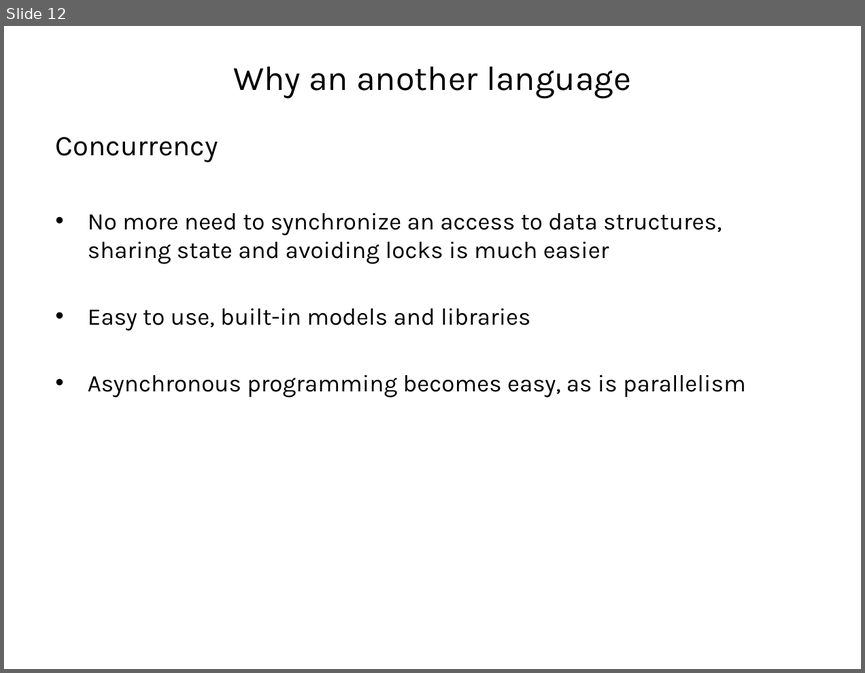
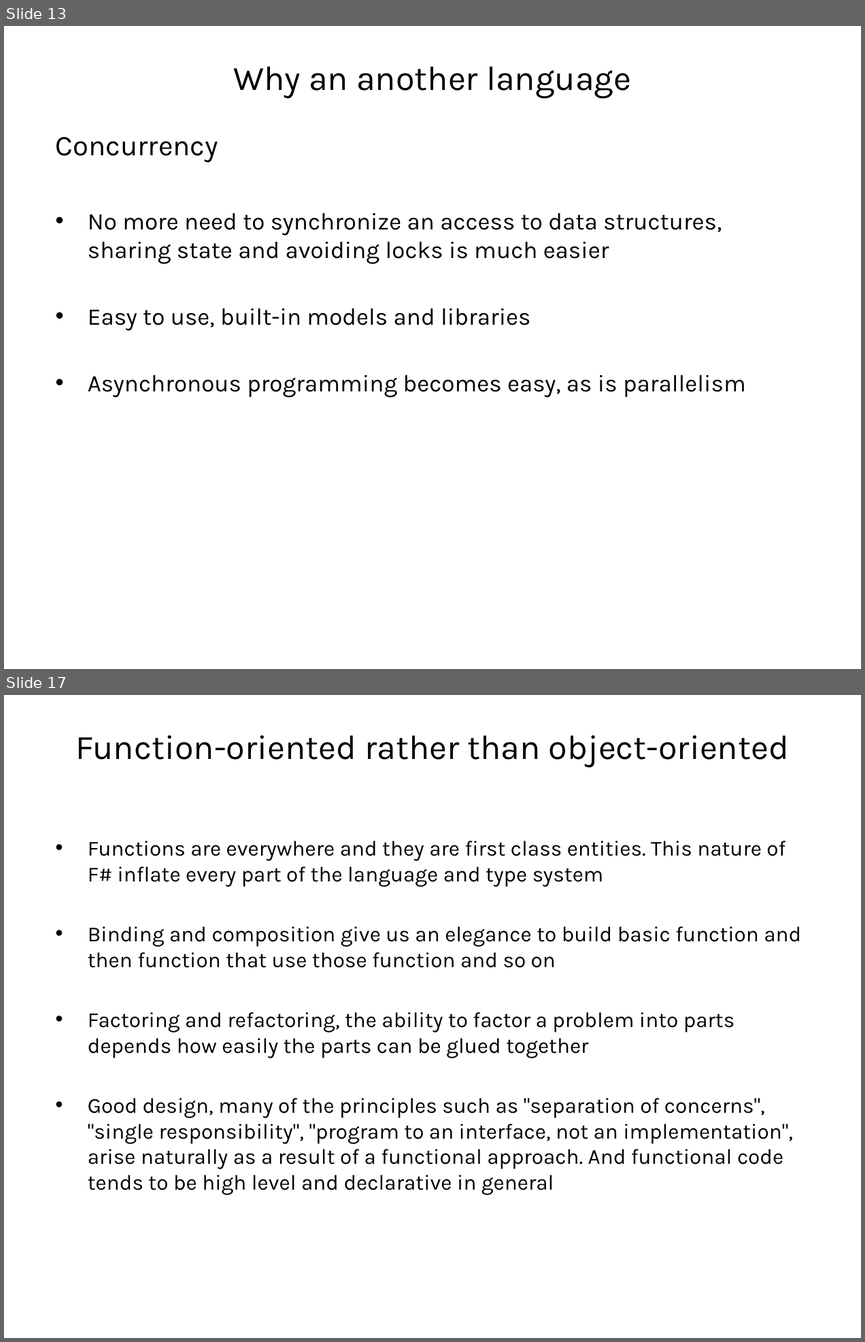
Before and after one commit to vba/presentations, a slide deck: fsharp/part1/presentation.pptx. Shown one above the other, each under a label of ours: slide 12 before the commit, slides 13 and 17 after it; the slides between them are not shown. The pictures are 865x673 and 865x1342 pixels, drawn with LibreOffice and Linux fonts; fonts in the diff are those of the drawing. Boxes give left, top, right and bottom in pixels: in the first picture for what was removed or moved away, otherwise in the second. Text is boxed around its words. In the diff, an @@ line names an element or a change of style, - is before the commit and + after.

```diff
--- a/fsharp/part1/presentation.pptx
+++ b/fsharp/part1/presentation.pptx
@@ slide 17 added at <box>4,695,861,1338</box>, background #FFFFFF @@
@@ title added at <box>75,735,789,768</box>, 28.8 pt, text #000000 @@
+Function-oriented rather than object-oriented
@@ text added at <box>88,841,801,1195</box>, 18 pt, text #000000 @@
+• Functions are everywhere and they are first class entities. This nature of F# inflate every part of the language and type system
+• Binding and composition give us an elegance to build basic function and then function that use those function and so on
+• Factoring and refactoring, the ability to factor a problem into parts depends how easily the parts can be glued together
+• Good design, many of the principles such as "separation of concerns", "single responsibility", "program to an interface, not an implementation", arise naturally as a result of a functional approach. And functional code tends to be high level and declarative in general
@@ what was slide 12 is now slide 13 @@
```
Also in this commit, not shown: 2 slides changed, 3 other slides added, 6 other files.
